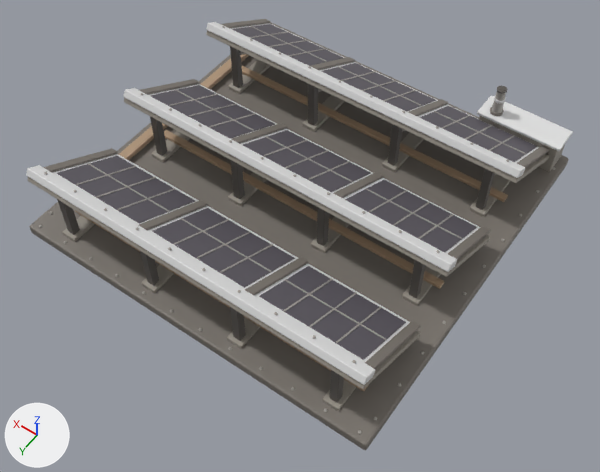
The glTF model game/models/crucible_solar_collector.glb: old version first, new version second.
One viewpoint serves both versions: a 50 mm camera at (-11.59, 16.73, 23.74) aimed at (-0.88, 1.74, 0.17). The lights are fixed; the arrows at lower left show +X, +Y and +Z. The first picture is the older version. Vertices at exactly the same position are counted once.

Objects in the first picture: 'Body'.
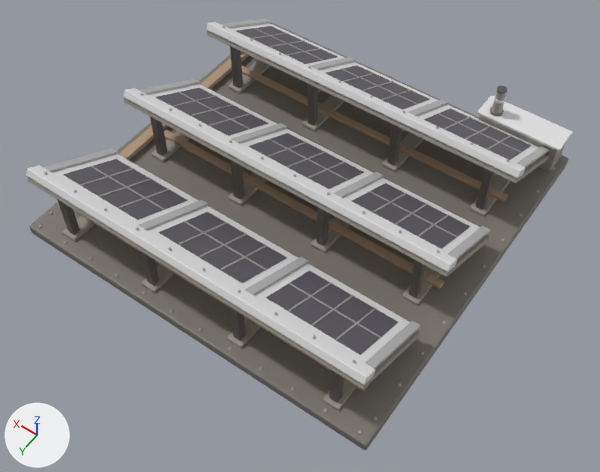
Changed parts and their boxes (x1, y1, x2, y2) in the pictures (600 x 472 px; the box of a moved part takes in the faces that stretch with it):
part 1 of me_body, moved or reshaped
    before: (419, 106, 537, 162)
    after: (424, 108, 531, 160)
part 2 of me_body, moved or reshaped
    before: (489, 135, 515, 151)
    after: (487, 135, 511, 149)
part 3 of me_body, moved or reshaped
    before: (442, 115, 471, 129)
    after: (444, 117, 471, 129)
part 4 of me_body, moved or reshaped
    before: (434, 111, 526, 154)
    after: (437, 113, 521, 152)
part 5 of me_body, moved or reshaped
    before: (321, 63, 436, 112)
    after: (326, 65, 430, 110)
part 6 of me_body, moved or reshaped
    before: (383, 90, 416, 101)
    after: (382, 90, 412, 100)
part 7 of me_body, moved or reshaped
    before: (341, 71, 376, 81)
    after: (343, 73, 375, 82)
part 8 of me_body, moved or reshaped
    before: (338, 66, 422, 106)
    after: (341, 68, 417, 104)
part 9 of me_body, moved or reshaped
    before: (232, 24, 343, 66)
    after: (236, 26, 337, 64)
part 10 of me_body, moved or reshaped
    before: (287, 48, 325, 56)
    after: (287, 48, 321, 55)
part 11 of me_body, moved or reshaped
    before: (345, 180, 477, 252)
    after: (352, 183, 470, 249)
part 12 of me_body, moved or reshaped
    before: (419, 214, 454, 239)
    after: (418, 214, 449, 236)
part 13 of me_body, moved or reshaped
    before: (369, 190, 407, 212)
    after: (373, 193, 407, 212)
part 14 of me_body, moved or reshaped
    before: (366, 188, 462, 239)
    after: (369, 191, 457, 237)
part 15 of me_body, moved or reshaped
    before: (243, 130, 371, 192)
    after: (248, 133, 364, 189)
part 16 of me_body, moved or reshaped
    before: (308, 161, 350, 180)
    after: (308, 161, 345, 178)
part 17 of me_body, moved or reshaped
    before: (264, 140, 308, 156)
    after: (268, 142, 307, 157)
part 18 of me_body, moved or reshaped
    before: (57, 85, 406, 360)
    after: (63, 88, 398, 355)
part 19 of me_body, recoloured
    both: (44, 19, 549, 369)

What changed in the scene script:
```text
Change me_body:
    where me_body.from_pydata(...)  # 4662 vertices, 8464 faces; spans x -7.2..7.2, y -7.2..7.2, z 0.0..3.36
    me_body part 1: the loose piece of 8 vertices spanning x -6.18..-2.43, y -5.99..-3.35, z 1.41..2.85 is scaled about its middle by (0.907, 0.881, 0.882), then moved by (0.0, 0.04, 0.02)
    me_body part 2: the loose piece of 8 vertices spanning x -5.26..-5.21, y -6.0..-3.38, z 1.46..2.87 is scaled about its middle by (1, 0.881, 0.881), then moved by (0.09, 0.04, 0.02)
    me_body part 3: the loose piece of 8 vertices spanning x -3.39..-3.34, y -6.0..-3.38, z 1.46..2.87 is scaled about its middle by (1, 0.881, 0.881), then moved by (-0.09, 0.04, 0.02)
    me_body part 4: the loose piece of 8 vertices spanning x -6.18..-2.43, y -4.72..-4.66, z 2.14..2.19 is scaled about its middle by (0.907, 1, 1), then moved by (0.0, 0.04, 0.02)
    me_body part 5: the loose piece of 8 vertices spanning x -1.88..1.88, y -5.99..-3.35, z 1.41..2.85 is scaled about its middle by (0.907, 0.881, 0.882), then moved by (0.0, 0.04, 0.02)
    me_body part 6: the loose piece of 8 vertices spanning x -0.96..-0.91, y -6.0..-3.38, z 1.46..2.87 is scaled about its middle by (1, 0.881, 0.881), then moved by (0.09, 0.04, 0.02)
    me_body part 7: the loose piece of 8 vertices spanning x 0.91..0.96, y -6.0..-3.38, z 1.46..2.87 is scaled about its middle by (1, 0.881, 0.881), then moved by (-0.09, 0.04, 0.02)
    me_body part 8: the loose piece of 8 vertices spanning x -1.88..1.88, y -4.72..-4.66, z 2.14..2.19 is scaled about its middle by (0.907, 1, 1), then moved by (0.0, 0.04, 0.02)
    me_body part 9: the loose piece of 8 vertices spanning x 2.43..6.18, y -5.99..-3.35, z 1.41..2.85 is scaled about its middle by (0.907, 0.881, 0.882), then moved by (0.0, 0.04, 0.02)
    me_body part 10: the loose piece of 8 vertices spanning x 3.34..3.39, y -6.0..-3.38, z 1.46..2.87 is scaled about its middle by (1, 0.881, 0.881), then moved by (0.09, 0.04, 0.02)
    me_body part 11: the loose piece of 8 vertices spanning x -6.18..-2.43, y -1.29..1.35, z 1.41..2.85 is scaled about its middle by (0.907, 0.881, 0.882), then moved by (0.0, 0.04, 0.02)
    me_body part 12: the loose piece of 8 vertices spanning x -5.26..-5.21, y -1.3..1.32, z 1.46..2.87 is scaled about its middle by (1, 0.881, 0.881), then moved by (0.09, 0.04, 0.02)
    me_body part 13: the loose piece of 8 vertices spanning x -3.39..-3.34, y -1.3..1.32, z 1.46..2.87 is scaled about its middle by (1, 0.881, 0.881), then moved by (-0.09, 0.04, 0.02)
    me_body part 14: the loose piece of 8 vertices spanning x -6.18..-2.43, y -0.02..0.04, z 2.14..2.19 is scaled about its middle by (0.907, 1, 1), then moved by (0.0, 0.04, 0.02)
    me_body part 15: the loose piece of 8 vertices spanning x -1.88..1.88, y -1.29..1.35, z 1.41..2.85 is scaled about its middle by (0.907, 0.881, 0.882), then moved by (0.0, 0.04, 0.02)
    me_body part 16: the loose piece of 8 vertices spanning x -0.96..-0.91, y -1.3..1.32, z 1.46..2.87 is scaled about its middle by (1, 0.881, 0.881), then moved by (0.09, 0.04, 0.02)
    me_body part 17: the loose piece of 8 vertices spanning x 0.91..0.96, y -1.3..1.32, z 1.46..2.87 is scaled about its middle by (1, 0.881, 0.881), then moved by (-0.09, 0.04, 0.02)
    me_body part 18: 168 of 4662 vertices moved; they spanned x -6.18..6.18, y -1.3..6.05, z 1.41..2.87 and now span x -6.0..6.0, y -1.1..5.93, z 1.52..2.81; mean shift (0.0, 0.04, 0.02); largest move (6.18, -1.29, 1.46) -> (6.0, -1.09, 1.57)
    me_body part 19: 528 kept faces spanning x -6.61..6.61, y -6.17..6.72, z 1.35..3.27 get new vertex colours; the middle colour goes from grey #7c766f to grey #b3b3b3
```
